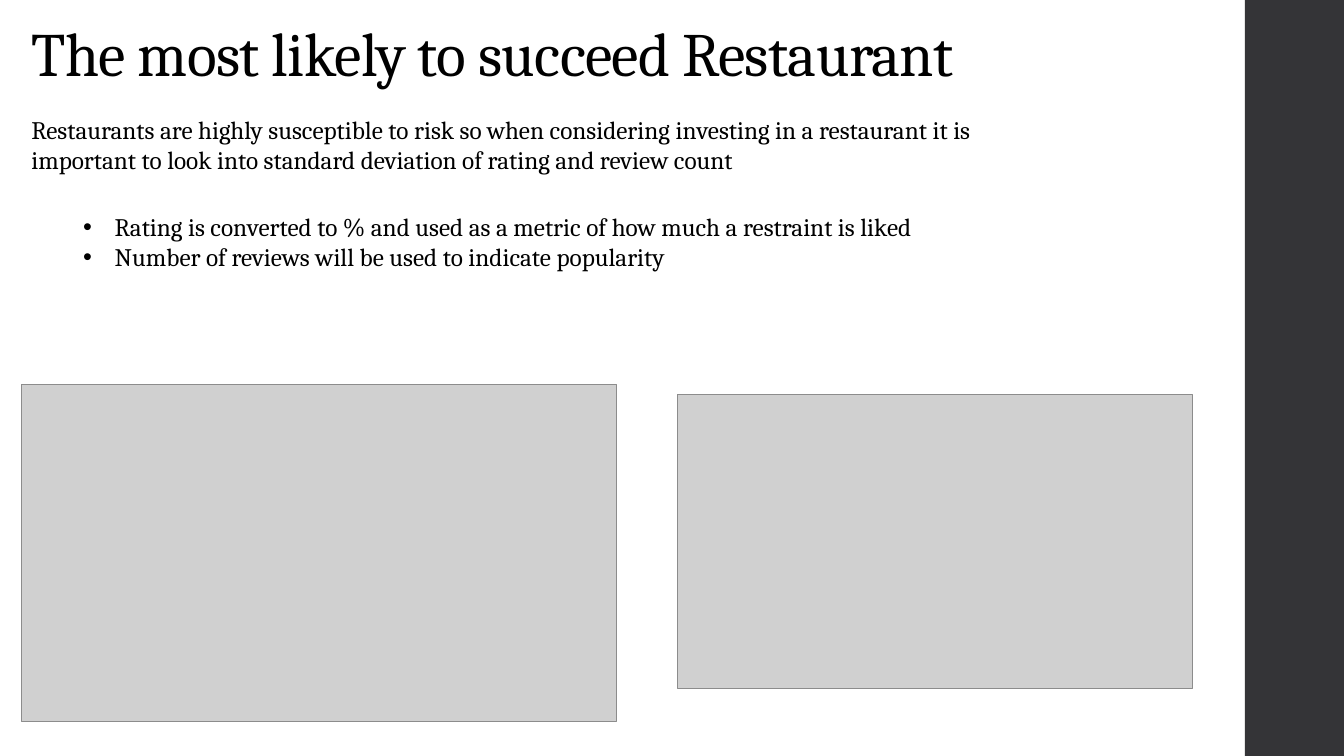
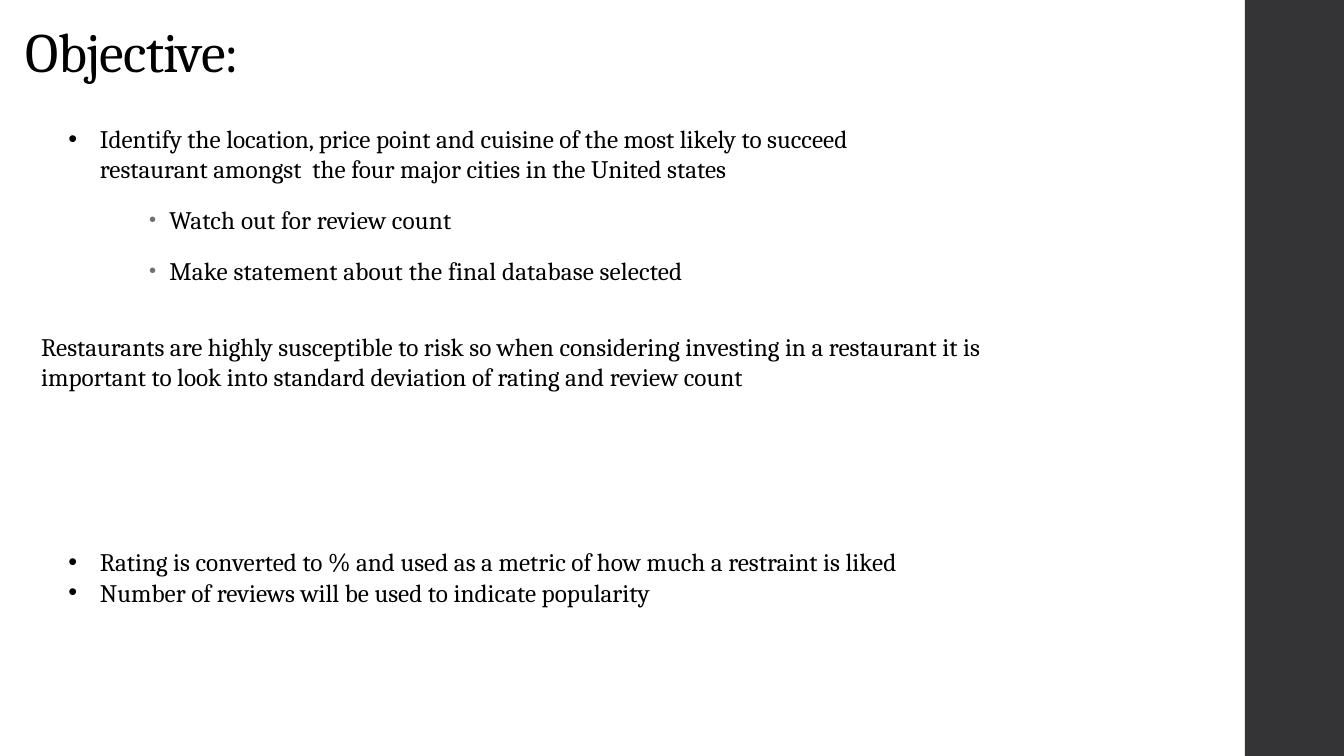
Before and after one commit to MichaelEmmert/OpenTable, a slide deck: slide 8 of opentable.pptm (slide 4 before the commit). Drawn at 1344x756 pixels with LibreOffice and Linux fonts; fonts in the diff are those of the drawing; grey boxes stand for pictures. Boxes give left, top, right and bottom in pixels: in the first picture for what was removed or moved away, otherwise in the second. Text is boxed around its words. In the diff, an @@ line names an element or a change of style, - is before the commit and + after.

```diff
--- a/opentable.pptm
+++ b/opentable.pptm
@@ title added at box(26, 33, 240, 84), 39.6 pt, text #000000 @@
+Objective:
@@ title removed at box(32, 33, 954, 90) @@
-The most likely to succeed Restaurant
@@ text added at box(100, 130, 847, 184), 18 pt, text #000000 @@
+• Identify the location, price point and cuisine of the most likely to succeed restaurant amongst the four major cities in the United states
@@ text added at box(169, 211, 683, 281), 18 pt, text #000000 @@
+• Watch out for review count
+• Make statement about the final database selected
@@ text "Restaurants are highly susceptible to ...": place and size @@
-text "Restaurants are highly susceptible to ..." at box(31, 121, 970, 175)
+text "Restaurants are highly susceptible to ..." at box(41, 338, 980, 392)
@@ picture removed at box(21, 384, 617, 721) @@
@@ picture removed at box(678, 394, 1192, 689) @@
@@ text "Rating is converted to % ...": place and size @@
-text "Rating is converted to % ..." at box(115, 218, 911, 272)
+text "Rating is converted to % ..." at box(100, 553, 897, 608)
```
Also in this commit, not shown: 3 other slides changed, 10 slides added, 2 slides removed, 4 other files.
